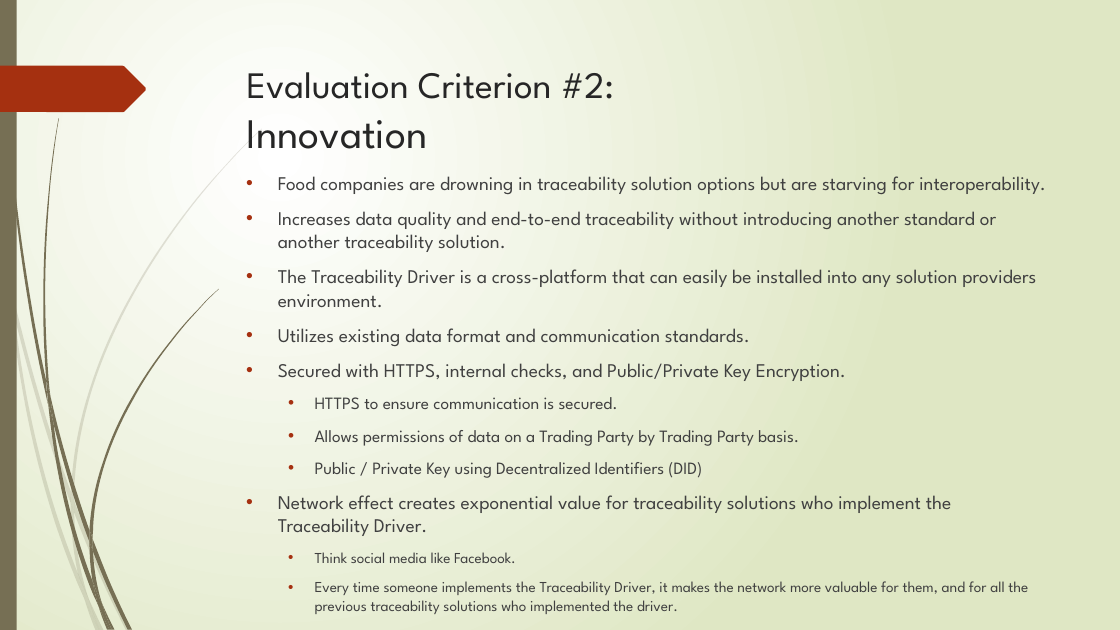
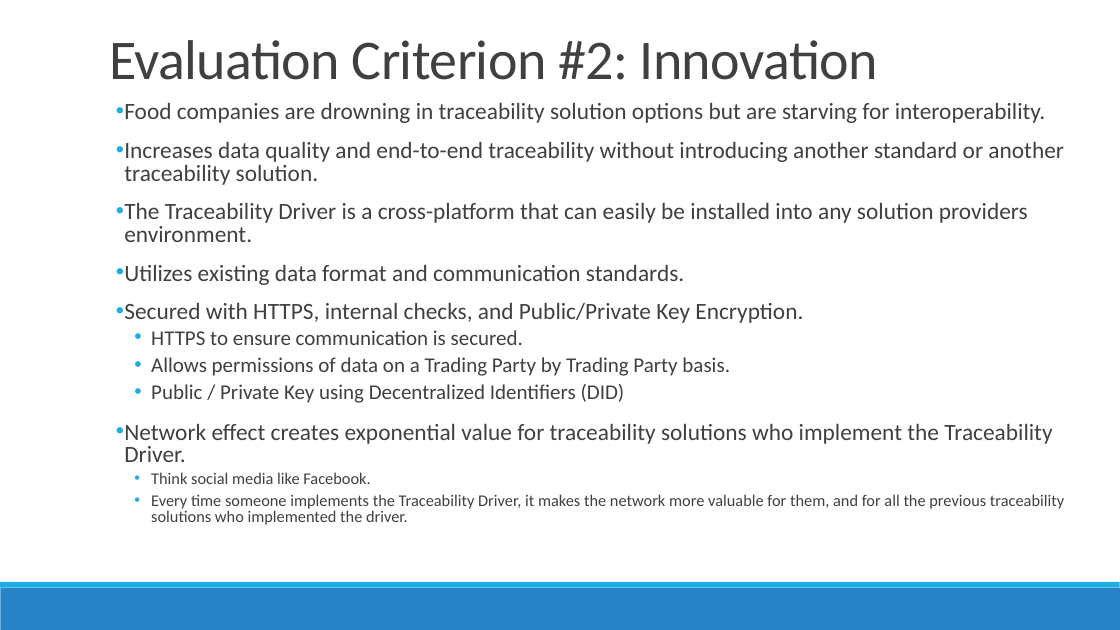
Before and after one commit to TraceabilityInternet/TraceabilityDriver, a slide deck: slide 6 of FDAPresentation.pptx (slide 7 before the commit). Drawn at 1120x630 pixels with LibreOffice and Linux fonts; fonts in the diff are those of the drawing. Boxes give left, top, right and bottom in pixels: in the first picture for what was removed or moved away, otherwise in the second. Text is boxed around its words. In the diff, an @@ line names an element or a change of style, - is before the commit and + after.

```diff
--- a/FDAPresentation.pptx
+++ b/FDAPresentation.pptx
@@ background gradient #FFFFFF to #DFE8C4 to #FFFFFF @@
@@ rectangle removed at <box>0,0,17,630</box> @@
@@ title "Evaluation Criterion #2: Innovation": place and size @@
-title "Evaluation Criterion #2: Innovation" at <box>247,72,614,149</box>
+title "Evaluation Criterion #2: Innovation" at <box>109,40,878,80</box>
@@ title "Evaluation Criterion #2: Innovation" at <box>109,40,878,80</box>: size 32 to 48 pt in "Evaluation Criterion #2:"; size 36 to 48 pt in "Innovation"; font League Spartan to Calibri, text colour #262626 to #404040, letter spacing 0 to -0.5 pt; line spacing 1 to 0.85; vertical alignment top to bottom @@
@@ freeform shape removed at <box>0,66,146,112</box> @@
@@ text "Food companies are drowning in ...": place and size @@
-text "Food companies are drowning in ..." at <box>278,176,1046,614</box>
+text "Food companies are drowning in ..." at <box>124,103,1064,525</box>
@@ text "Food companies are drowning in ..." at <box>124,103,1064,525</box>: size 16.6 to 20 pt in "Food companies are drowning in traceability solution ...", "Increases data quality and end-to-end traceability without ...", "The Traceability Driver is a cross-platform that ...", "Utilizes existing data format and communication standards." and 2 more places; font League Spartan to Calibri; size 14.8 to 18 pt in "HTTPS to ensure communication is secured.", "Allows permissions of data on a Trading ...", "Public / Private Key using Decentralized Identifiers ..."; size 12.9 to 14 pt in "Think social media like Facebook.", "Every time someone implements the Traceability Driver, ..."; indent changed; line spacing 1 to 0.8; more space between paragraphs; bullet colour #A53010 to #1CADE4; less space between paragraphs @@
@@ rectangle added at <box>87,132,1058,186</box>, fill #FFFFFF, outline #FFFFFF 1.25 pt @@
@@ rectangle added at <box>0,588,1120,630</box>, fill #2683C6 @@
@@ rectangle added at <box>0,582,1120,588</box>, fill #1CADE4 @@
@@ group removed at <box>0,129,262,630</box>: 10 freeform shapes @@
@@ group removed at <box>3,0,218,630</box>: 12 freeform shapes @@
```
Also in this commit, not shown: 10 other slides changed, 1 slide added, 2 slides removed, 3 other files.
